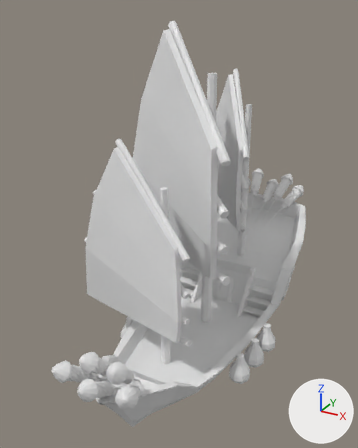
One commit to the FBX model ForbiddenSeas/Assets/3 Models/Oriental/Orientals.fbx: the scene before it, then after it.
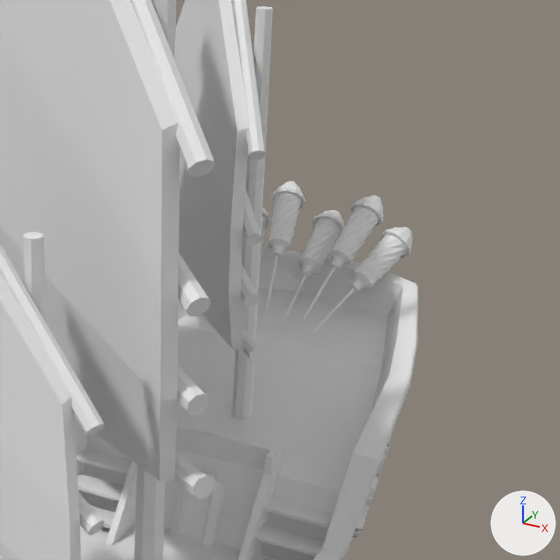
The first picture shows the older version from a 50 mm camera at (3.43, -7.38, 5.96) aimed at (-0.54, -0.17, 2.36). The close-ups show both versions on the part from 42% to 100% of the width and 23% to 69% of the height of that picture; other places that the commit changed are outside them. The axes (+X, +Y, +Z) are drawn at lower right. The lights are the same throughout. Where no turn or scale is listed for an object, it has been applied to the vertices.

Script lines for the objects in view, before the commit:
```python
ob_cylinder_007 = bpy.data.objects.new('Cylinder.007', me_cylinder_007)
ob_cylinder_007.location = (-0.02, 1.293, 0.53)
ob_cylinder_015 = bpy.data.objects.new('Cylinder.015', me_cylinder_015)
ob_cylinder_015.location = (0.5, 2.908, 1.879)
ob_cylinder_015.rotation_euler = (-1.099, 0.0, -0.349)  # degrees (-63, 0, -20)
ob_cylinder_016 = bpy.data.objects.new('Cylinder.016', me_cylinder_016)
ob_cylinder_016.location = (0.0, 3.026, 1.879)
ob_cylinder_016.rotation_euler = (-1.099, 0.0, 0.0)  # degrees (-63, 0, 0)
ob_cylinder_018 = bpy.data.objects.new('Cylinder.018', me_cylinder_018)
ob_cylinder_018.location = (-0.279, 2.998, 2.032)
ob_cylinder_018.rotation_euler = (0.942, 0.0, -2.932)  # degrees (54, 0, -168)
ob_cylinder_019 = bpy.data.objects.new('Cylinder.019', me_cylinder_019)
ob_cylinder_019.location = (0.279, 2.988, 2.02)
ob_cylinder_019.rotation_euler = (0.942, 0.0, 2.932)  # degrees (54, 0, 168)
# also in view: 'Cube.007' at (0.0, -0.06, 1.17); 'Cube' at (0.0, -0.05, 0.78); 'Cylinder' at (-0.29, -0.03, 4.76); 'Cube.005' at (-0.89, 0.05, 3.56); 'Cylinder.001' at (-0.62, 0.06, 3.71)
```
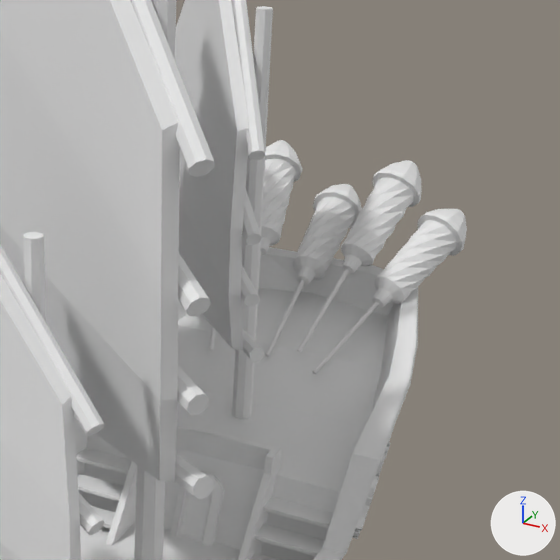
Changed parts and their boxes [x1, y1, x2, y2] in the close-ups (560 x 560 px):
'Cylinder.015', moved, rescaled (54% wider, 54% taller): before [312, 227, 412, 334]; after [312, 209, 467, 374]
'Cylinder.019', moved, rescaled (54% wider, 53% taller): before [302, 195, 383, 320]; after [297, 160, 422, 352]
'Cylinder.016', rescaled (51% wider, 53% taller): before [281, 210, 345, 323]; after [265, 184, 362, 357]
'Cylinder.018', moved, rescaled: before [265, 181, 305, 311]; after [260, 140, 303, 259]

The change in detail:
Object 'Cylinder.015' (ob_cylinder_015) moves from (0.5, 2.908, 1.879) to (0.76, 2.851, 1.871).
Object 'Cylinder.015' (ob_cylinder_015) is rescaled from (1.0, 1.0, 1.0) to (1.52, 1.52, 1.52).
Object 'Cylinder.018' (ob_cylinder_018) moves from (-0.279, 2.998, 2.032) to (-0.423, 2.987, 2.102).
Object 'Cylinder.018' (ob_cylinder_018) is rescaled from (1.0, 1.0, 1.0) to (1.52, 1.52, 1.52).
Object 'Cylinder.019' (ob_cylinder_019) moves from (0.279, 2.988, 2.02) to (0.423, 2.972, 2.085).
Object 'Cylinder.019' (ob_cylinder_019) is rescaled from (1.0, 1.0, 1.0) to (1.52, 1.52, 1.52).
Object 'Cylinder.016' (ob_cylinder_016) is rescaled from (1.0, 1.0, 1.0) to (1.52, 1.52, 1.52).
